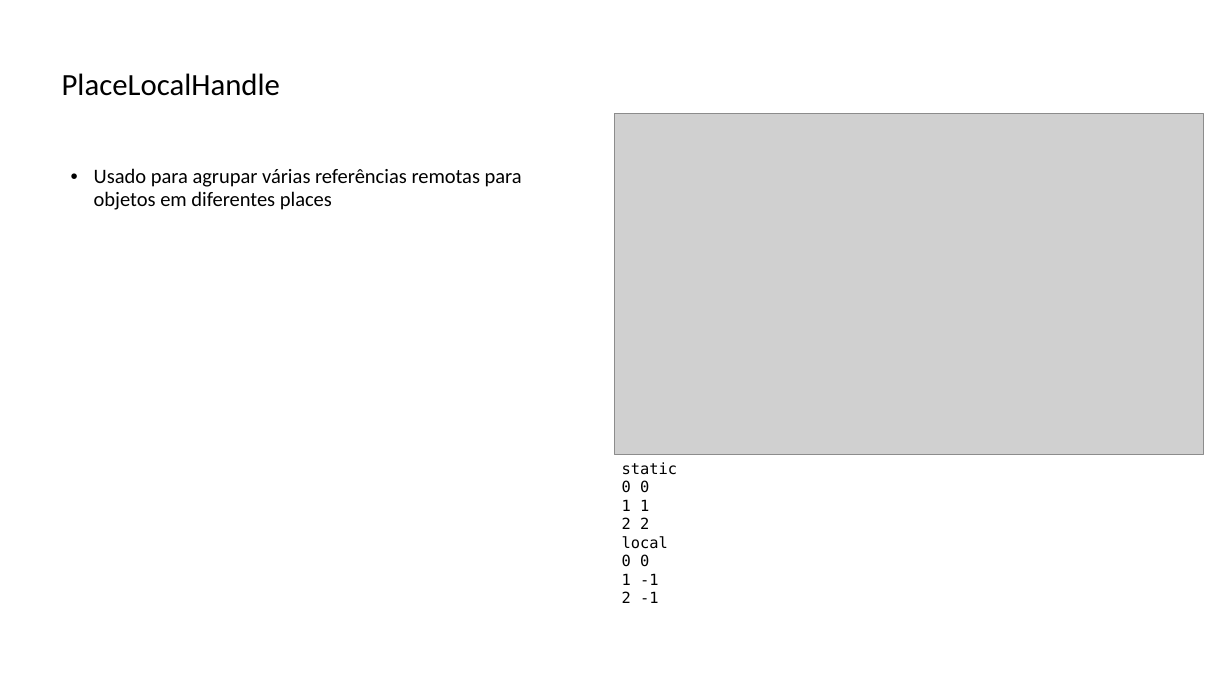
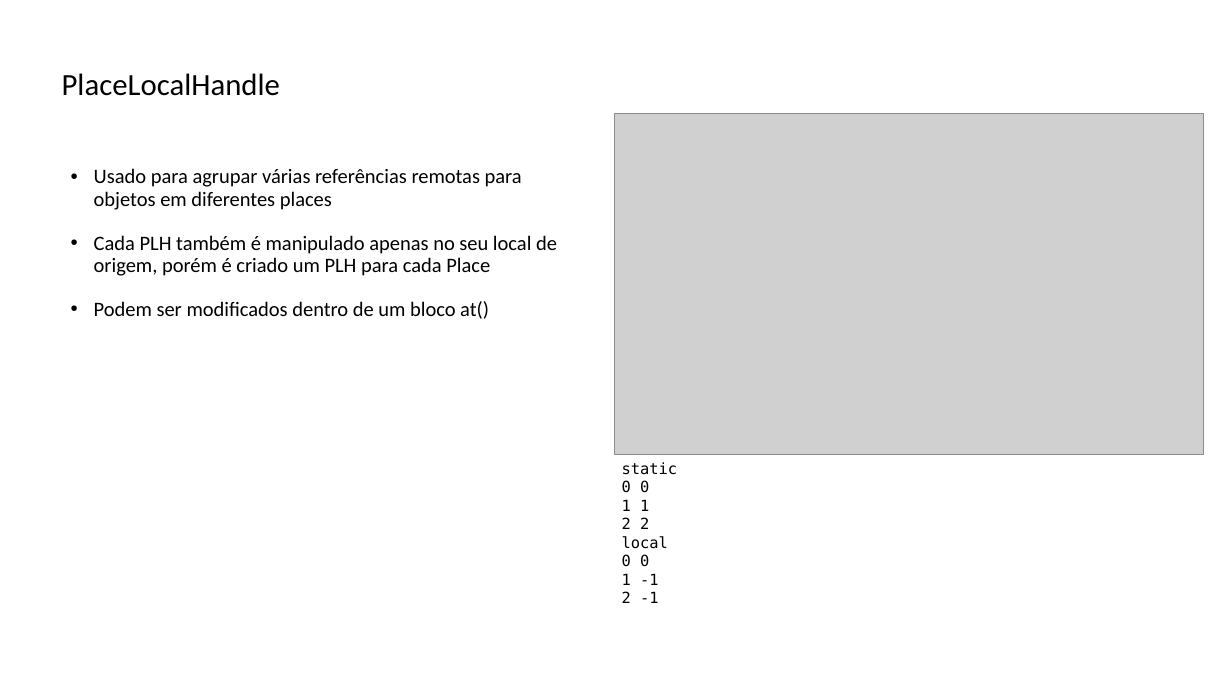
Before and after one commit to lquatrin/inf2591, a slide deck: slide 34 of x10.pptx. Drawn at 1232x693 pixels with LibreOffice and Linux fonts; fonts in the diff are those of the drawing; grey boxes stand for pictures. Boxes give left, top, right and bottom in pixels: in the first picture for what was removed or moved away, otherwise in the second. Text is boxed around its words. In the diff, an @@ line names an element or a change of style, - is before the commit and + after.

```diff
--- a/x10.pptx
+++ b/x10.pptx
@@ text at (94,235,557,319): paragraphs added @@
+• Cada PLH também é manipulado apenas no seu local de origem, porém é criado um PLH para cada Place
+• Podem ser modificados dentro de um bloco at()
```
Also in this commit, not shown: 12 other slides changed, 8 slides added, 3 slides removed, 1 other file.
